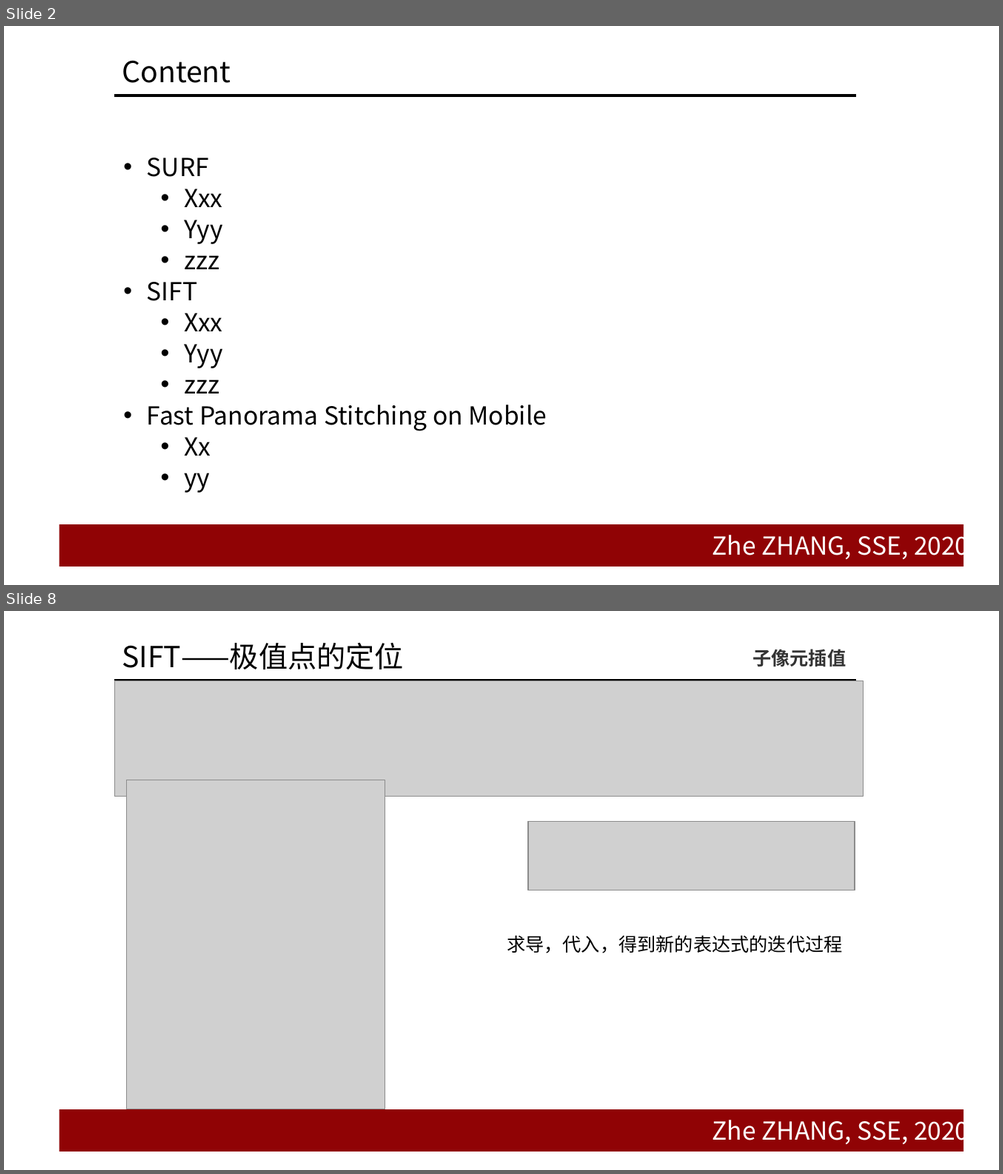
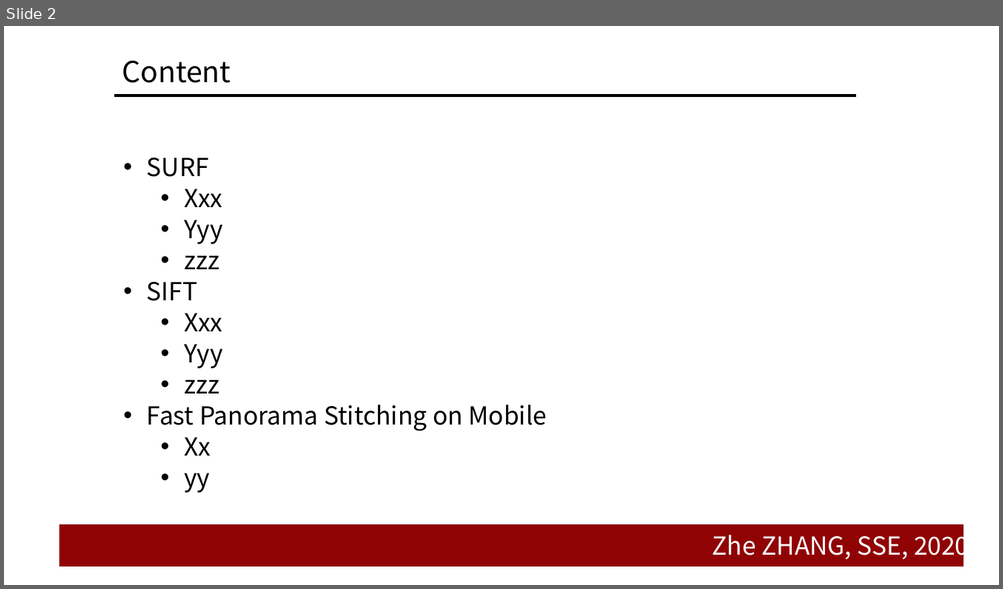
Before and after one commit to doubleZ0108/Panorama-Stitching, a slide deck: Panorama-Stitching-base-on-SIFT/pre/SIFT.pptx. Shown one above the other, each under a label of ours: slides 2 and 8 before the commit, slide 2 after it; the slides between them are not shown. The pictures are 1003x1174 and 1003x589 pixels, drawn with LibreOffice and Linux fonts; fonts in the diff are those of the drawing; grey boxes stand for pictures; background and template pictures are left out. Boxes give left, top, right and bottom in pixels: in the first picture for what was removed or moved away, otherwise in the second. Text is boxed around its words. In the diff, an @@ line names an element or a change of style, - is before the commit and + after.

```diff
--- a/Panorama-Stitching-base-on-SIFT/pre/SIFT.pptx
+++ b/Panorama-Stitching-base-on-SIFT/pre/SIFT.pptx
@@ slide 8 removed at [4,611,999,1170], background #FFFFFF; not listed: 3 template elements that a slide beside it also shows @@
@@ title removed at [122,643,404,669] @@
-SIFT——极值点的定位
@@ text removed at [752,649,845,667] @@
-子像元插值
@@ picture removed at [114,681,862,797] @@
@@ picture removed at [126,780,384,1109] @@
@@ picture removed at [528,821,854,891] @@
@@ text removed at [506,935,842,954] @@
-求导，代入，得到新的表达式的迭代过程
```
Also in this commit, not shown: 10 slides added, 8 other slides removed.
